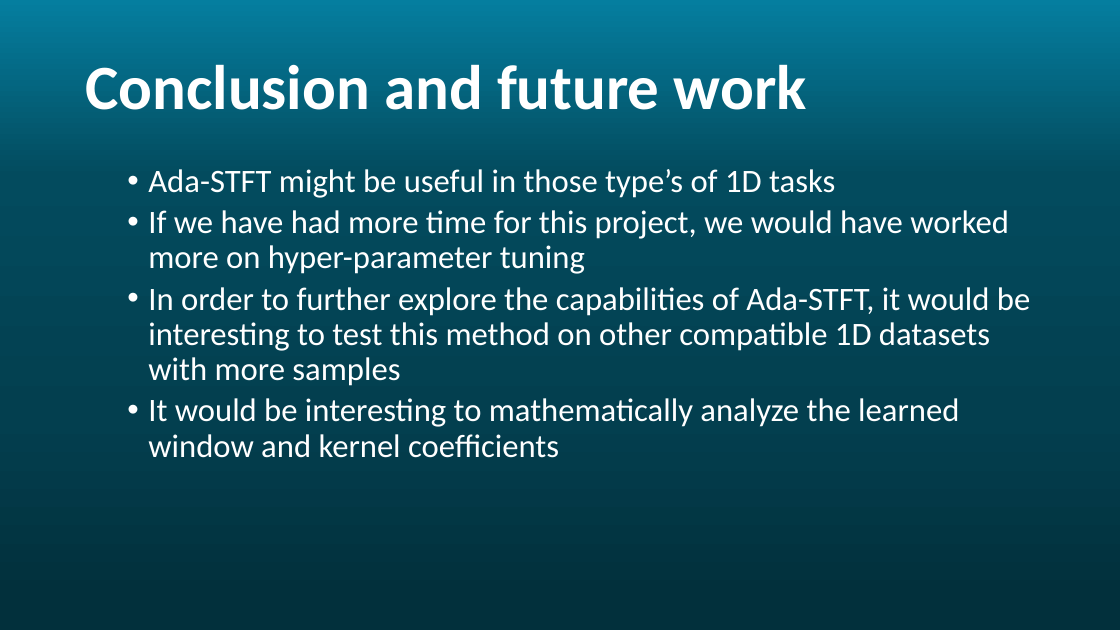
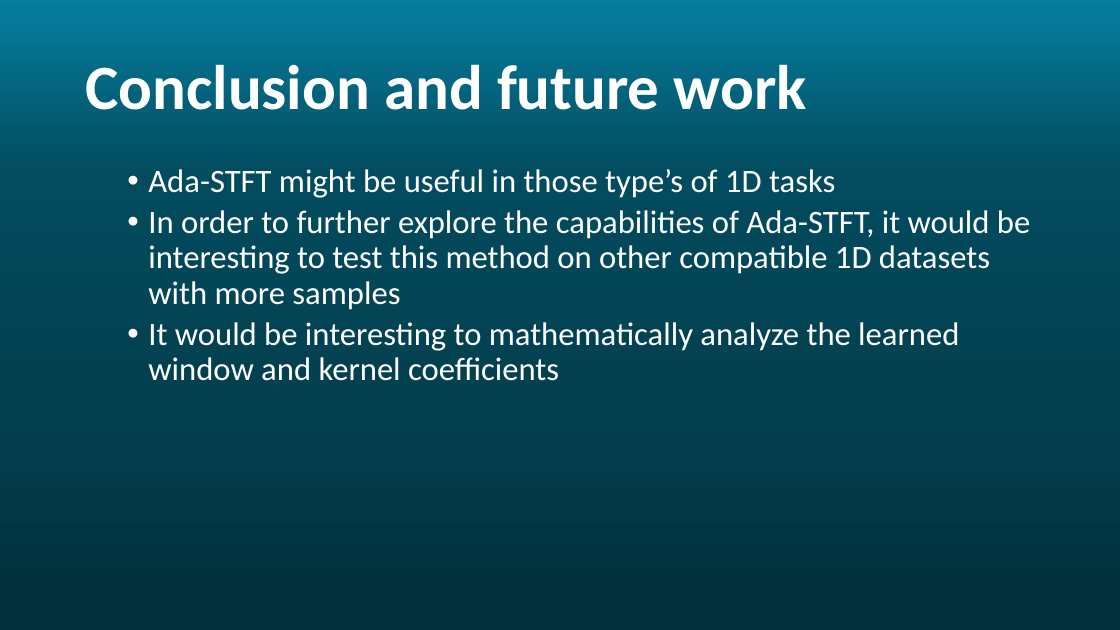
Before and after one commit to Rotem-and-Noam/Ada-STFT, a slide deck: slide 17 of images/AdaSTFT.pptx. Drawn at 1120x630 pixels with LibreOffice and Linux fonts; fonts in the diff are those of the drawing; background and template pictures are left out. Boxes give left, top, right and bottom in pixels: in the first picture for what was removed or moved away, otherwise in the second. Text is boxed around its words. In the diff, an @@ line names an element or a change of style, - is before the commit and + after.

```diff
--- a/images/AdaSTFT.pptx
+++ b/images/AdaSTFT.pptx
@@ text at box(148, 210, 1009, 274): paragraph removed @@
-  • If we have had more time for this project, we would have worked more on hyper-parameter tuning
```
Also in this commit, not shown: 6 other slides changed.
